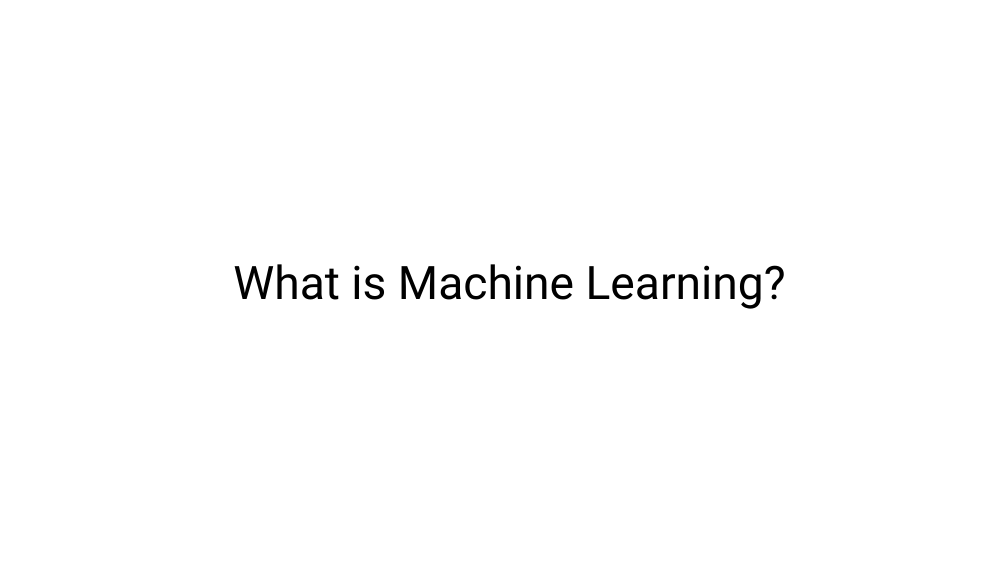
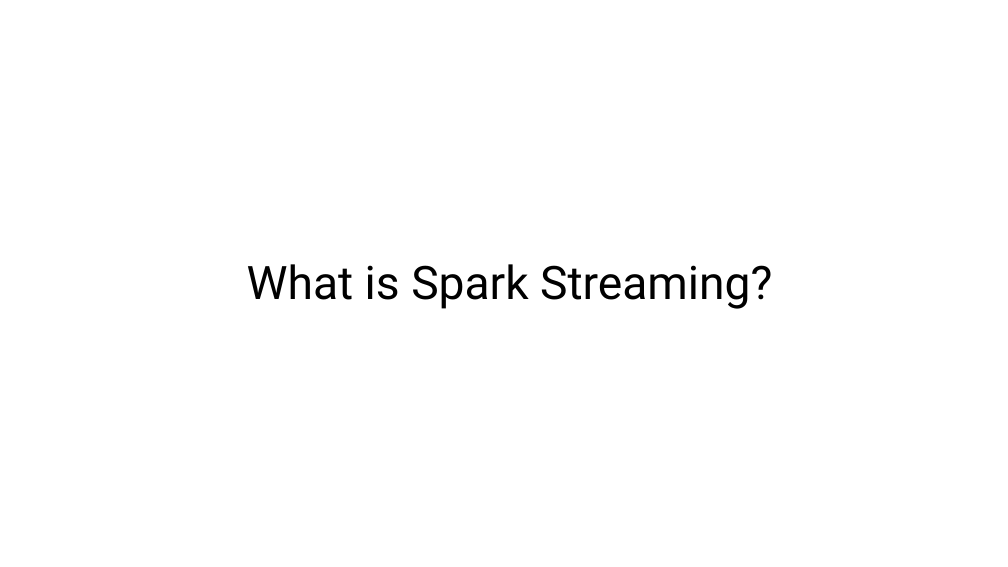
Before and after one commit to ccgcyber/Predictive-Analytics-with-Spark-in-HDInsight, a slide deck: slide 27 of PPT/Module 1.pptx (slide 5 before the commit). Drawn at 1008x567 pixels with LibreOffice and Linux fonts; fonts in the diff are those of the drawing. Boxes give left, top, right and bottom in pixels: in the first picture for what was removed or moved away, otherwise in the second. Text is boxed around its words. In the diff, an @@ line names an element or a change of style, - is before the commit and + after.

```diff
--- a/PPT/Module 1.pptx
+++ b/PPT/Module 1.pptx
@@ title at bbox=[247, 264, 772, 309]: text changed @@
-What is Machine Learning?
+What is Spark Streaming?
```
Also in this commit, not shown: 7 other slides changed, 23 slides added, 26 slides removed, 6 other files.
